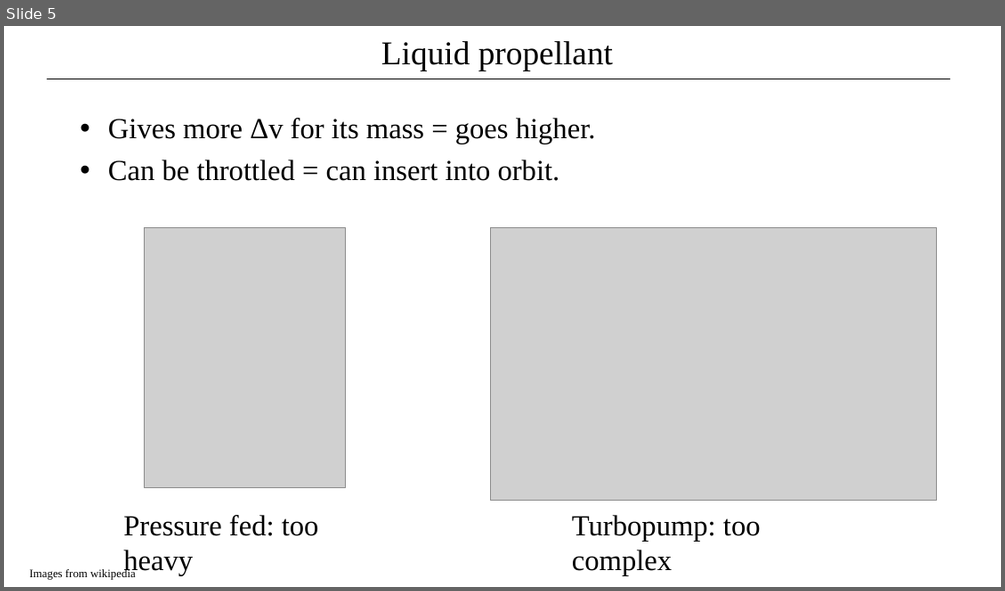
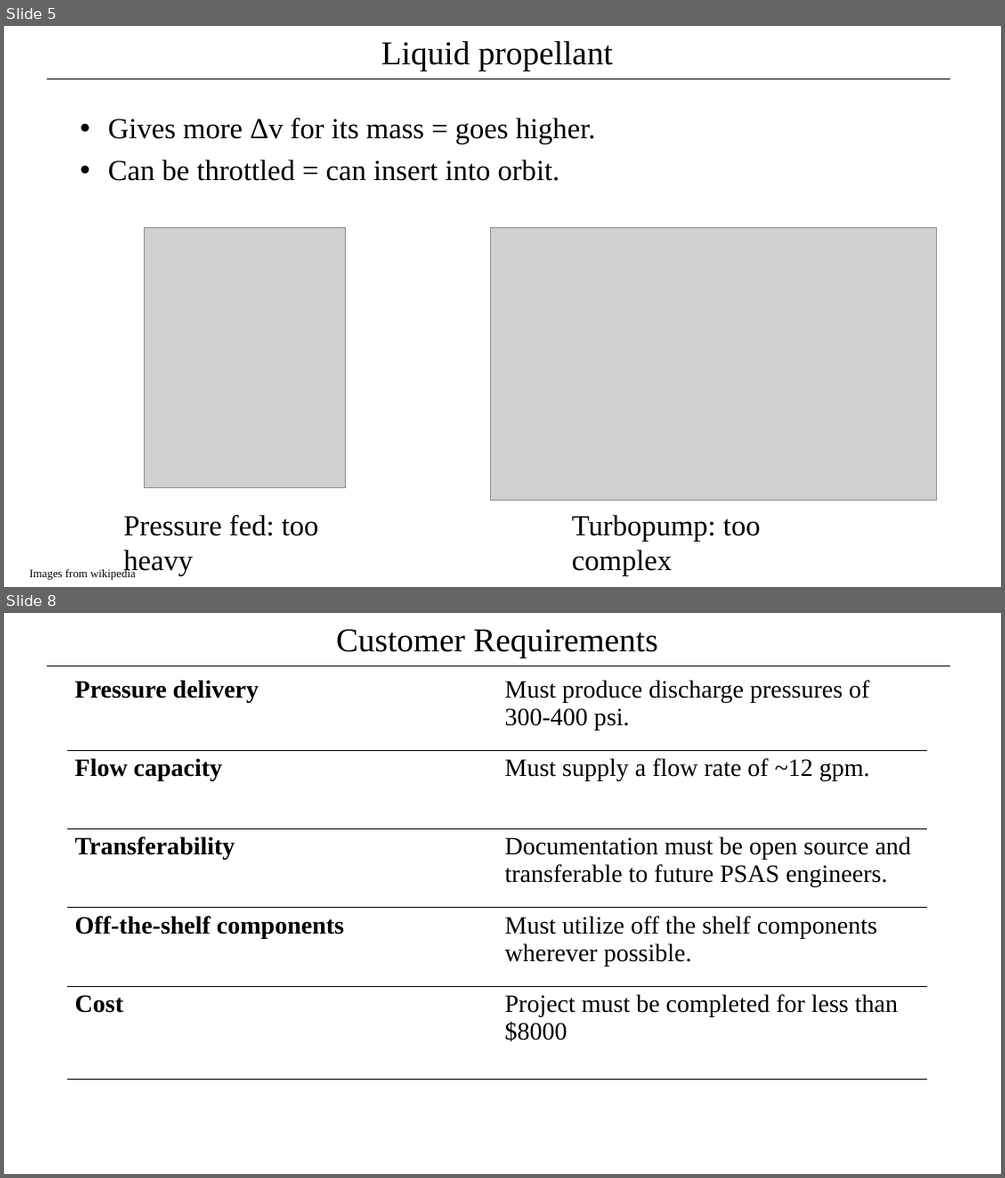
Before and after one commit to psas/electric-feed-system-prototype, a slide deck: Docs/Presentations/Slides/#1-2 title intro problem desc.pptx. Shown one above the other, each under a label of ours: slide 5 before the commit, slides 5 and 8 after it; the slides between them are not shown. The pictures are 1005x591 and 1005x1178 pixels, drawn with LibreOffice and Linux fonts; fonts in the diff are those of the drawing; grey boxes stand for pictures. Boxes give left, top, right and bottom in pixels: in the first picture for what was removed or moved away, otherwise in the second. Text is boxed around its words. In the diff, an @@ line names an element or a change of style, - is before the commit and + after.

```diff
--- a/Docs/Presentations/Slides/#1-2 title intro problem desc.pptx
+++ b/Docs/Presentations/Slides/#1-2 title intro problem desc.pptx
@@ slide 8 added at box(4, 613, 1001, 1174), background #FFFFFF @@
@@ text added at box(336, 629, 657, 657), 32 pt, text #000000 @@
+Customer Requirements
@@ line added from (47, 666) to (951, 666), #000000 0.5 pt @@
@@ table added at box(67, 672, 928, 1078), 5 rows, 2 columns @@
+Pressure delivery | Must produce discharge pressures of 300-400 psi.
+Flow capacity | Must supply a flow rate of ~12 gpm.
+Transferability | Documentation must be open source and transferable to future PSAS engineers.
+Off-the-shelf components | Must utilize off the shelf components wherever possible.
+Cost | Project must be completed for less than $8000
```
Also in this commit, not shown: 1 slide changed, 1 other slide added.
